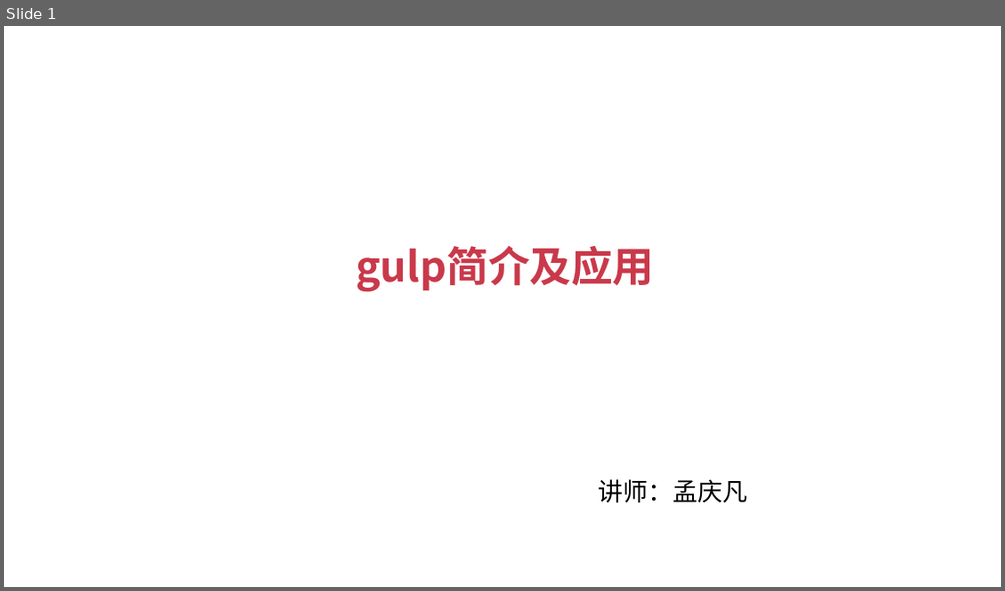
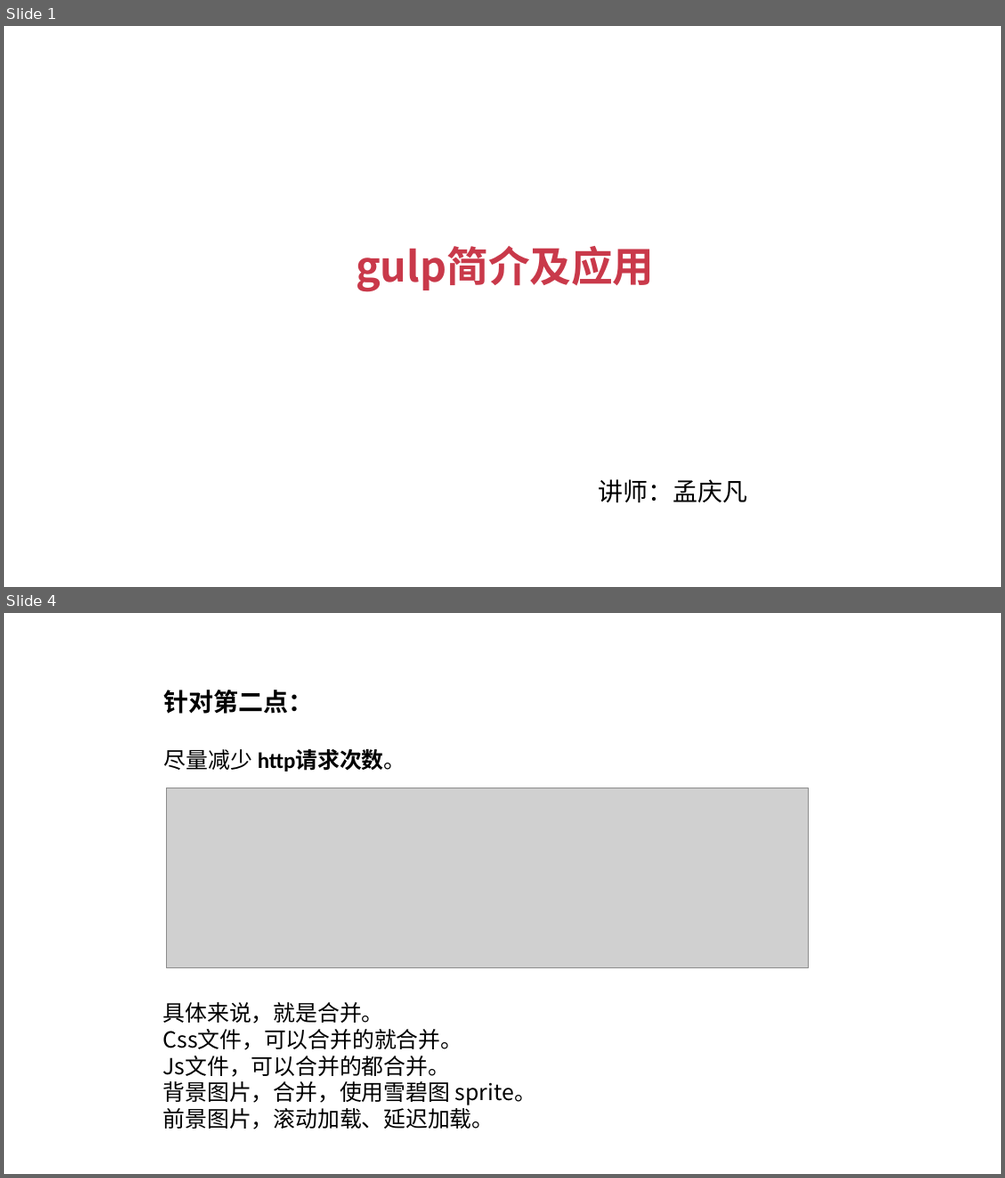
Before and after one commit to JSFFZL/Courseware-PPT, a slide deck: gulp.pptx. Shown one above the other, each under a label of ours: slide 1 before the commit, slides 1 and 4 after it; the slides between them are not shown. The pictures are 1005x591 and 1005x1178 pixels, drawn with LibreOffice and Linux fonts; fonts in the diff are those of the drawing; grey boxes stand for pictures; background and template pictures are left out. Boxes give left, top, right and bottom in pixels: in the first picture for what was removed or moved away, otherwise in the second. Text is boxed around its words. In the diff, an @@ line names an element or a change of style, - is before the commit and + after.

```diff
--- a/gulp.pptx
+++ b/gulp.pptx
@@ slide 4 added at (4,613,1001,1174), background #FFFFFF @@
@@ text added at (164,690,406,771), 16 pt, text #000000, bold @@
+针对第二点：
+尽量减少 http请求次数。
@@ picture added at (167,787,809,968) @@
@@ text added at (163,1002,536,1129), 16 pt, text #000000 @@
+具体来说，就是合并。
+Css文件，可以合并的就合并。
+Js文件，可以合并的都合并。
+背景图片，合并，使用雪碧图 sprite。
+前景图片，滚动加载、延迟加载。
```
Also in this commit, not shown: 1 slide changed, 6 other slides added, 1 other file.
